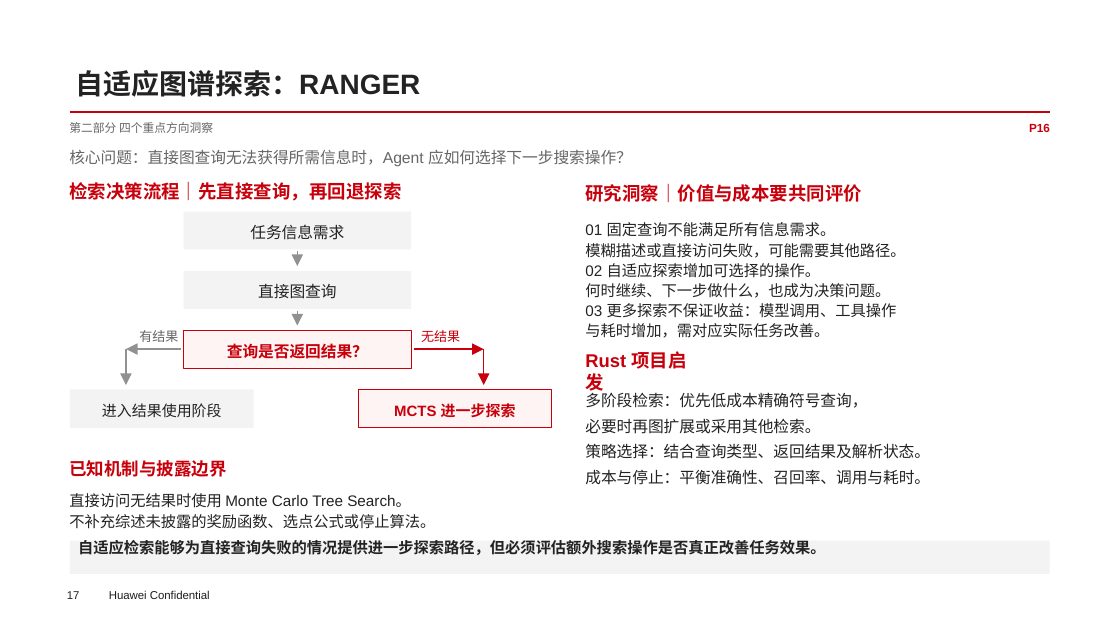
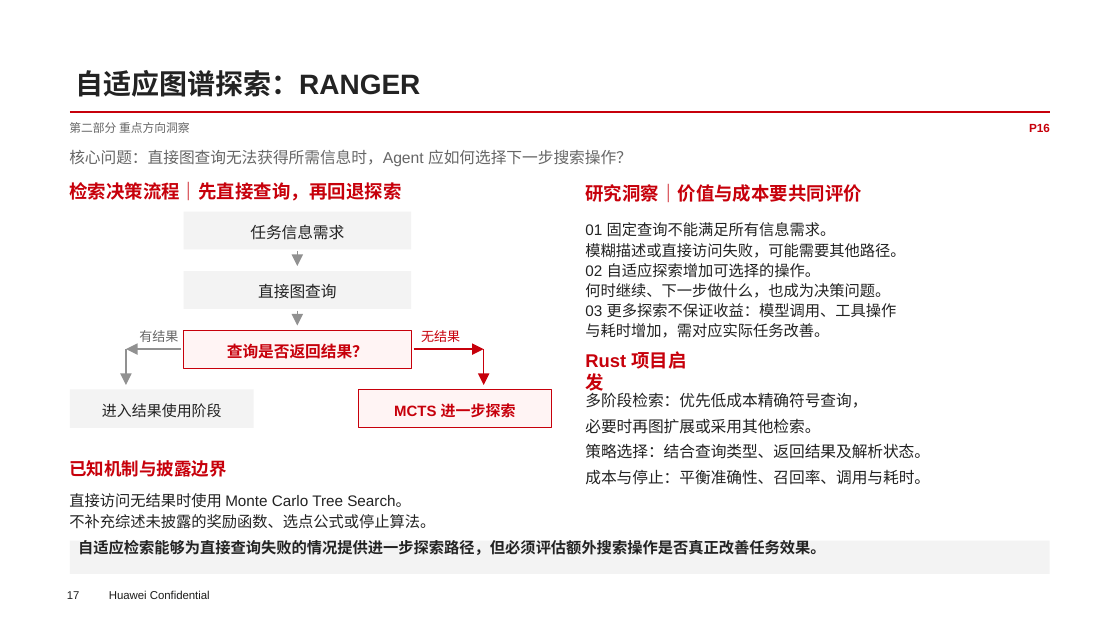
Before and after one commit to ichab/rk8s, a slide deck: slide 15 of 面向Agent软件工程的知识图谱研究综述与技术洞察.pptx. Drawn at 1120x630 pixels with LibreOffice and Linux fonts; fonts in the diff are those of the drawing; background and template pictures are left out. Boxes give left, top, right and bottom in pixels: in the first picture for what was removed or moved away, otherwise in the second. Text is boxed around its words. In the diff, an @@ line names an element or a change of style, - is before the commit and + after.

```diff
--- a/面向Agent软件工程的知识图谱研究综述与技术洞察.pptx
+++ b/面向Agent软件工程的知识图谱研究综述与技术洞察.pptx
@@ text at (69, 122, 189, 133): text changed @@
-第二部分 四个重点方向洞察
+第二部分 重点方向洞察
```
Also in this commit, not shown: 15 other slides changed.
